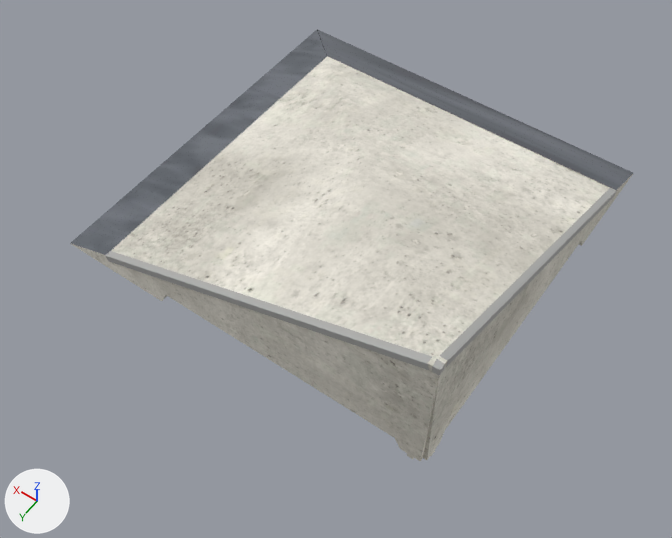
An edit to the glTF model public/katalog/modelle/hip-75l.gltf, drawn before and after from the same camera.
One viewpoint serves both versions: a 50 mm camera at (-1.69, 2.58, 3.45) aimed at (-0.16, 0.43, 0.08). The lights are fixed; the arrows at lower left show +X, +Y and +Z. The picture after the commit comes second. Vertices at exactly the same position are counted once.

Names of what the first picture shows: 'SK1792_HIP-75L.001'.
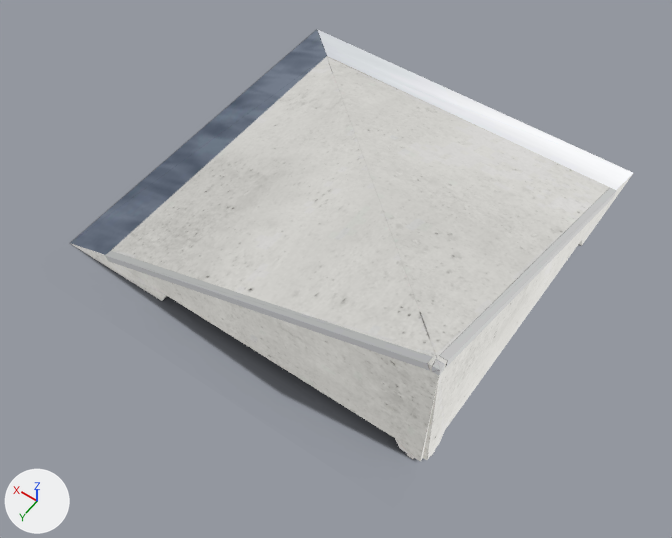
Pixel boxes (x1, y1, x2, y2) of what changed, in the pictures (672 x 538 px):
'Schatten', added: after (70, 30, 579, 461)
part 1 of me_sk1792_hip_75l_001, recoloured: (70, 56, 633, 461) in both
part 2 of me_sk1792_hip_75l_001, recoloured: (71, 29, 633, 255) in both
part 3 of me_sk1792_hip_75l_001, recoloured: (105, 188, 616, 375) in both

What the commit changed:
Picture 'hip-75l_licht' (img_hip_75l_licht) is new.
Picture 'hip-75l_schatten' (img_hip_75l_schatten) is new.
Material 'Stahl_web.022' (mat_stahl_web_022) is new.
Uses the picture img_hip_75l_licht.
Material 'Beton_web.031' (mat_beton_web_031) is new.
Uses the picture img_hip_75l_licht.
Material 'Kantenwinkel_web.010' (mat_kantenwinkel_web_010) is new.
Uses the picture img_hip_75l_licht.
Material 'Schatten.029' (mat_schatten_029) is new.
Uses the picture img_hip_75l_schatten.
me_sk1792_hip_75l_001 has 112 vertices, 139 faces and spans x -1.0..1.0, y -1.0..1.0, z 0.0..0.73.
me_sk1792_hip_75l_001 is used by ob_sk1792_hip_75l_001; location (0.0, 0.0, 0.0).
me_sk1792_hip_75l_001 part 1: 109 faces spanning x -1.0..1.0, y -1.0..1.0, z 0.0..0.73 switch from mat_beton_web_063 to mat_beton_web_031.
me_sk1792_hip_75l_001 part 2: 14 faces spanning x -1.0..1.0, y -1.0..1.0, z 0.0..0.1 switch from mat_stahl_web_051 to mat_stahl_web_022.
me_sk1792_hip_75l_001 part 3: 16 faces spanning x -1.0..0.74, y -0.74..1.0, z 0.07..0.73 switch from mat_kantenwinkel_web_038 to mat_kantenwinkel_web_010.
Mesh me_schatten is new.
It has 4 vertices, 2 faces and spans x -1.03..1.04, y -1.03..1.22, z 0.0.
It uses material mat_schatten_029.
Object 'Schatten' (ob_schatten) is new; it shows me_schatten.
Its location is (0.0, 0.0, 0.0).
